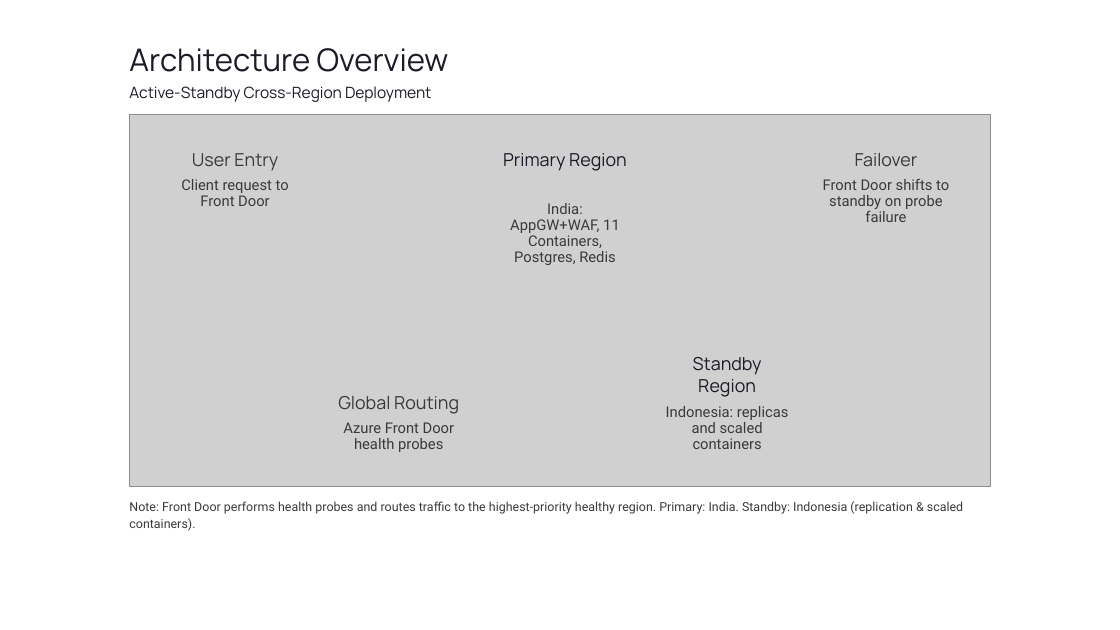
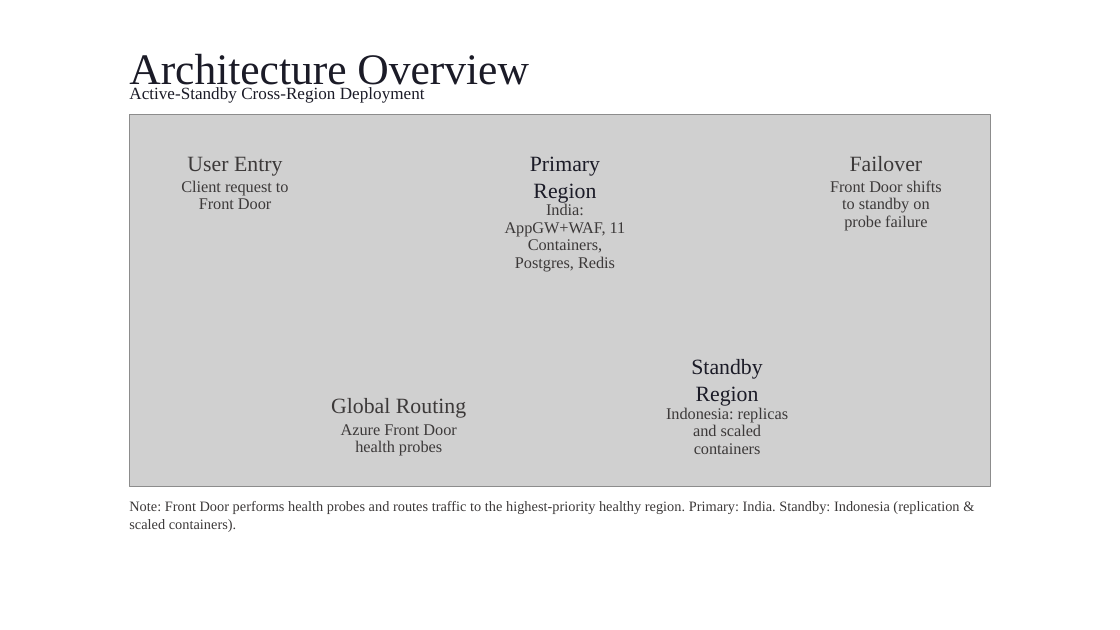
Before and after one commit to M-VIGNESH3/ppt, a slide deck: slide 6 of ai_exam_project/Clahan-Academy.pptx (slide 4 before the commit). Drawn at 1120x630 pixels with LibreOffice and Linux fonts; fonts in the diff are those of the drawing; grey boxes stand for pictures. Boxes give left, top, right and bottom in pixels: in the first picture for what was removed or moved away, otherwise in the second. Text is boxed around its words. In the diff, an @@ line names an element or a change of style, - is before the commit and + after.

```diff
--- a/ai_exam_project/Clahan-Academy.pptx
+++ b/ai_exam_project/Clahan-Academy.pptx
@@ text "Architecture Overview" at [129,53,529,93]: size 20 to 28 pt, font Manrope to Times New Roman @@
@@ text "Active‑Standby Cross‑Region Deployment" at [129,87,425,103]: size 10 to 11 pt, font Manrope to Times New Roman @@
@@ size 11.5 to 14 pt, font Manrope to Times New Roman in 5 elements at [331,398,466,418], [691,359,762,406], [187,156,282,176], [850,156,923,171], [530,156,600,203] @@
@@ size 9.5 to 10.5 pt, font Roboto to Times New Roman in 5 elements at [341,424,456,456], [666,407,788,454], [181,180,289,209], [830,180,942,231], [505,202,626,272] @@
@@ text "Note: Front Door performs health ..." at [129,501,959,532]: size 8 to 9.2 pt, font Roboto to Times New Roman; line spacing 1.15 to 1.05 @@
```
Also in this commit, not shown: 6 other slides changed, 2 slides added, 1 other file.
